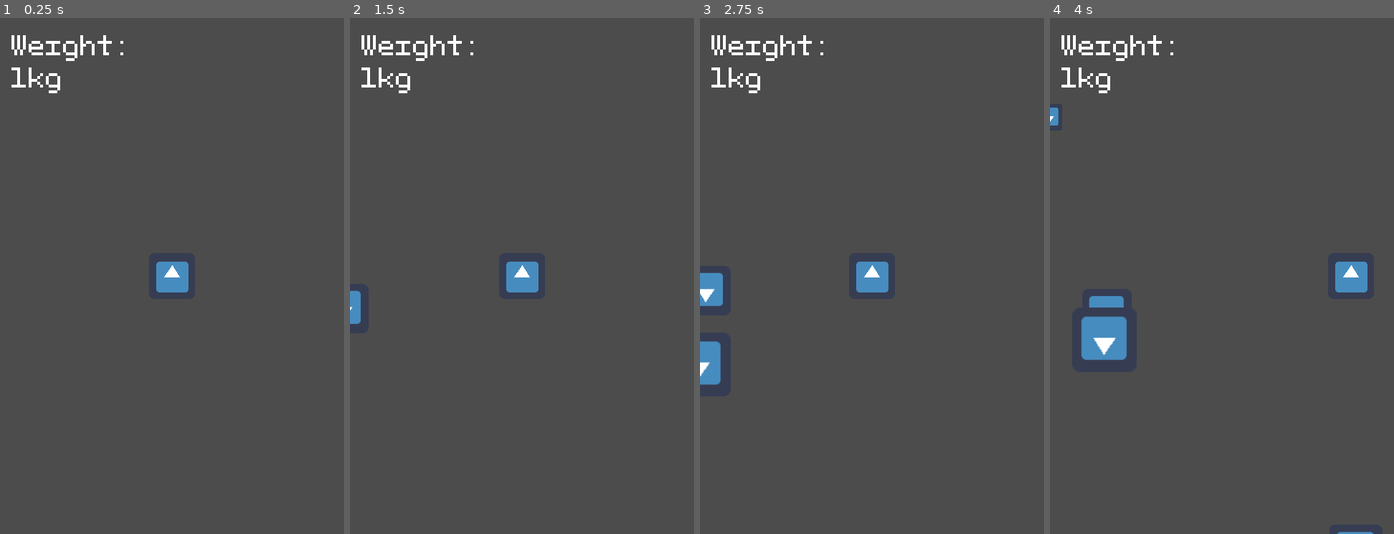
Above: before the commit, frames 1-4 (left to right).
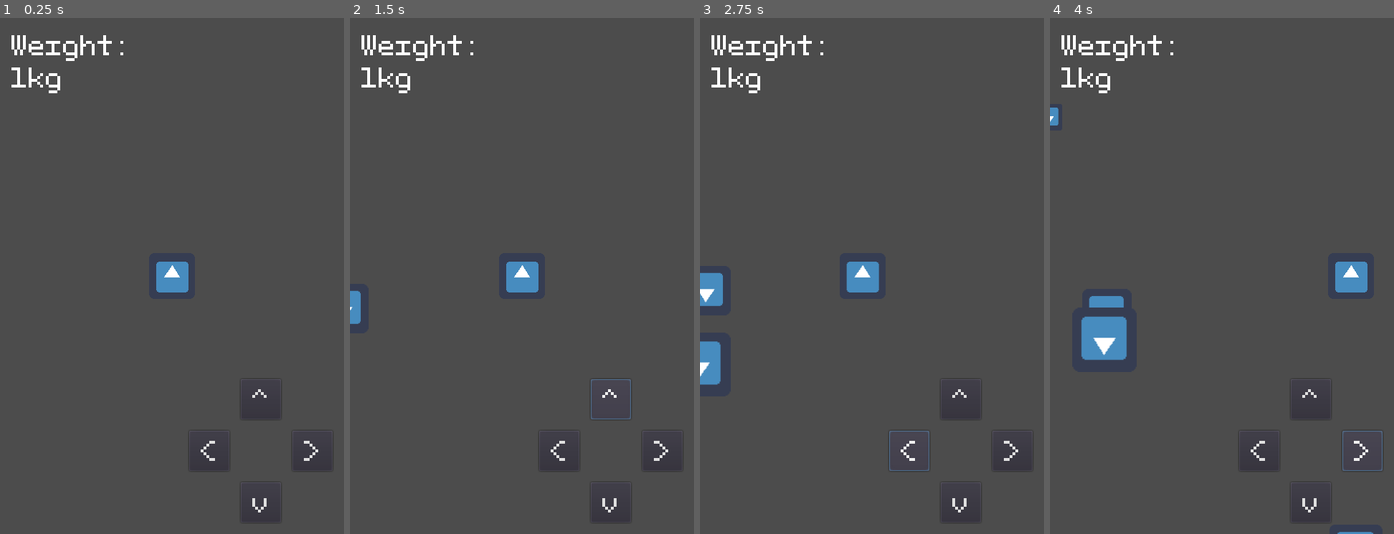
Above: after the commit, the same moments.

Repository: Demborg/scale_of_life
Game: Godot game, scene res://Main.tscn
The game is run twice, just before and just after one commit, with the same random seed, the same clock (stepped at 60 frames per second) and the same inputs. The engine's default icon, where the game draws it, is replaced by a stand-in: a white triangle on a blue panel in a dark square.
Inputs (mouse positions are in pixels of both pictures, inside the frame that each line leads up to):
- Up to frame 1 (0.25 s): no input
- Up to frame 2 (1.5 s): click (611, 503) at 0.5 s, where only the run after the commit has a clickable "v"; click (611, 399) at 1.25 s, where only the run after the commit has a clickable "^"
- Up to frame 3 (2.75 s): click (909, 451) at 2 s, where only the run after the commit has a clickable "<"
- Up to frame 4 (4 s): click (1363, 451) at 2.75 s, where only the run after the commit has a clickable ">"; hold Right (ui_right) from 3.53 s (still down)

The runs differ from the first frame. In frame 1, 0.1% of the frame differs, in the area x 58-93%, y 71-96%; in frame 2, 0.2%; in frame 3, 0.7%, in the area x 42-93%, y 47-96%; in frame 4, 0.2%.

Commit message:
add shitty screen controls

Diff:
--- a/Control.tscn
+++ b/Control.tscn
@@ -1,14 +1,7 @@
-[gd_scene load_steps=5 format=2]
+[gd_scene load_steps=3 format=2]
 
 [ext_resource path="res://UI.gd" type="Script" id=1]
-[ext_resource path="res://fonts/PixeloidMono-d94EV.ttf" type="DynamicFontData" id=2]
-
-[sub_resource type="DynamicFont" id=1]
-size = 36
-font_data = ExtResource( 2 )
-
-[sub_resource type="Theme" id=2]
-default_font = SubResource( 1 )
+[ext_resource path="res://Theme.tres" type="Theme" id=2]
 
 [node name="UI" type="Control"]
 anchor_right = 1.0
@@ -21,6 +14,47 @@
 margin_right = 368.0
 margin_bottom = 192.0
 rect_pivot_offset = Vector2( 80, 48 )
-theme = SubResource( 2 )
+theme = ExtResource( 2 )
 text = "Weight:
 1.0 kg"
+
+[node name="Down" type="Button" parent="."]
+margin_left = 336.0
+margin_top = 648.0
+margin_right = 392.0
+margin_bottom = 704.0
+theme = ExtResource( 2 )
+text = "v"
+
+[node name="Up" type="Button" parent="."]
+margin_left = 336.0
+margin_top = 504.0
+margin_right = 392.0
+margin_bottom = 560.0
+theme = ExtResource( 2 )
+text = "^"
+
+[node name="Left" type="Button" parent="."]
+margin_left = 264.0
+margin_top = 576.0
+margin_right = 320.0
+margin_bottom = 632.0
+theme = ExtResource( 2 )
+text = "<"
+
+[node name="Right" type="Button" parent="."]
+margin_left = 408.0
+margin_top = 576.0
+margin_right = 464.0
+margin_bottom = 632.0
+theme = ExtResource( 2 )
+text = ">"
+
+[connection signal="button_down" from="Down" to="." method="_on_Down_button_down"]
+[connection signal="button_up" from="Down" to="." method="_on_Down_button_up"]
+[connection signal="button_down" from="Up" to="." method="_on_Up_button_down"]
+[connection signal="button_up" from="Up" to="." method="_on_Up_button_up"]
+[connection signal="button_down" from="Left" to="." method="_on_Left_button_down"]
+[connection signal="button_up" from="Left" to="." method="_on_Left_button_up"]
+[connection signal="button_down" from="Right" to="." method="_on_Right_button_down"]
+[connection signal="button_up" from="Right" to="." method="_on_Right_button_up"]
--- /dev/null
+++ b/Theme.tres
@@ -0,0 +1,10 @@
+[gd_resource type="Theme" load_steps=3 format=2]
+
+[ext_resource path="res://fonts/PixeloidMono-d94EV.ttf" type="DynamicFontData" id=1]
+
+[sub_resource type="DynamicFont" id=1]
+size = 36
+font_data = ExtResource( 1 )
+
+[resource]
+default_font = SubResource( 1 )
--- a/UI.gd
+++ b/UI.gd
@@ -3,3 +3,27 @@
 func set_weight(w):
 
 	$Scale.text = "Weight:\n" + str(round(100 * w) / 100) + "kg"
+
+func _on_Up_button_down():
+	Input.action_press("ui_up")
+
+func _on_Up_button_up():
+	Input.action_release("ui_up")
+
+func _on_Down_button_down():
+	Input.action_press("ui_down")
+
+func _on_Down_button_up():
+	Input.action_release("ui_down")
+
+func _on_Left_button_down():
+	Input.action_press("ui_left")
+
+func _on_Left_button_up():
+	Input.action_release("ui_left")
+
+func _on_Right_button_down():
+	Input.action_press("ui_right")
+
+func _on_Right_button_up():
+	Input.action_release("ui_right")
Not shown, changed: docs/index.html
Not shown, changed: docs/index.pck
